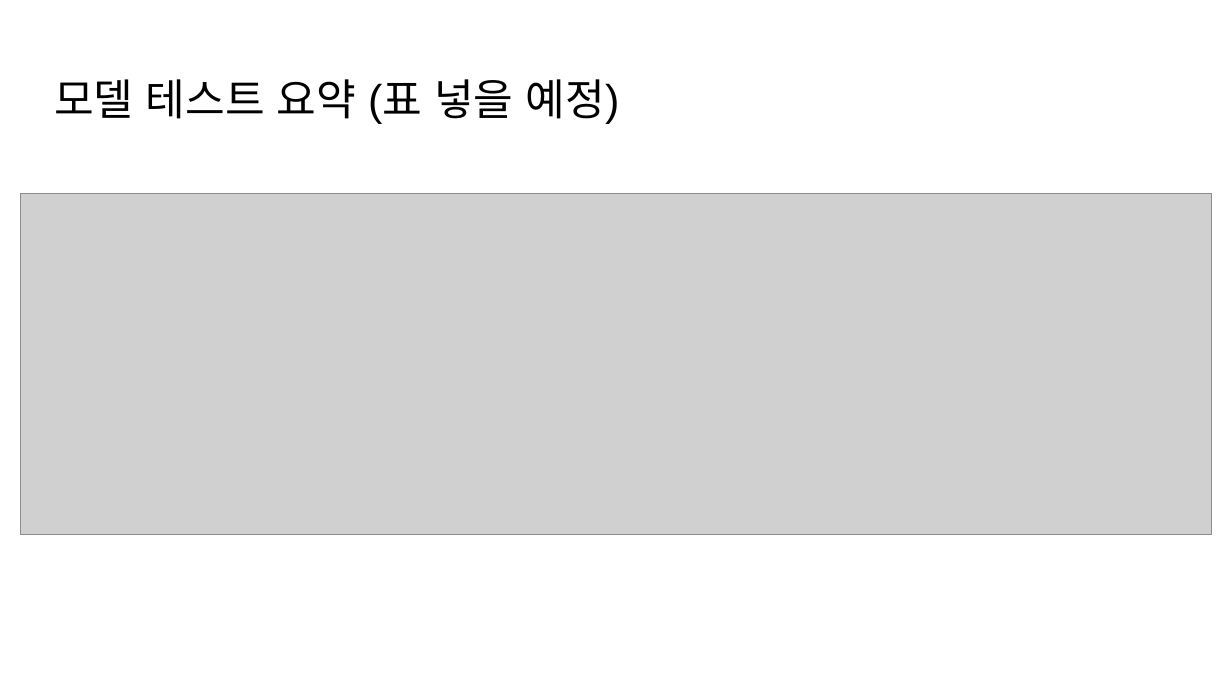
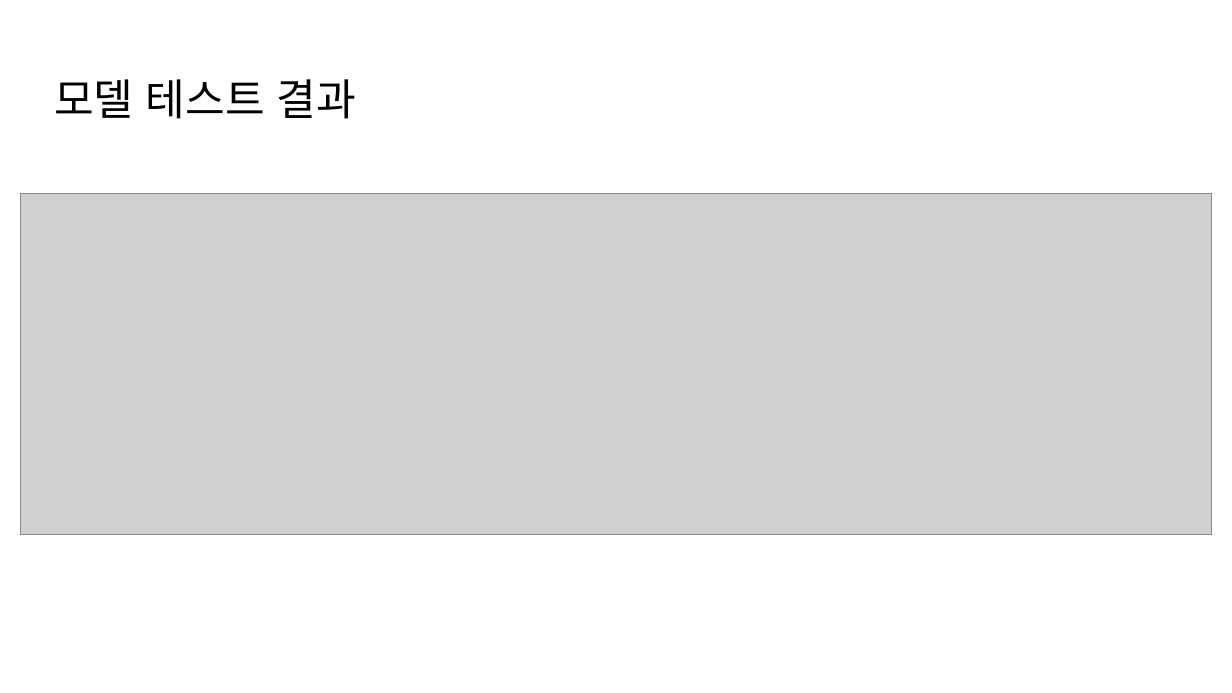
Before and after one commit to git-ThLee/AIFFEL_DLthon_NLP, a slide deck: slide 47 of presentation.pptx (slide 16 before the commit). Drawn at 1232x693 pixels with LibreOffice and Linux fonts; fonts in the diff are those of the drawing; grey boxes stand for pictures. Boxes give left, top, right and bottom in pixels: in the first picture for what was removed or moved away, otherwise in the second. Text is boxed around its words. In the diff, an @@ line names an element or a change of style, - is before the commit and + after.

```diff
--- a/presentation.pptx
+++ b/presentation.pptx
@@ title at <box>54,79,356,119</box>: text changed @@
-모델 테스트 요약 (표 넣을 예정)
+모델 테스트 결과
```
Also in this commit, not shown: 10 other slides changed, 32 slides added, 22 slides removed.
